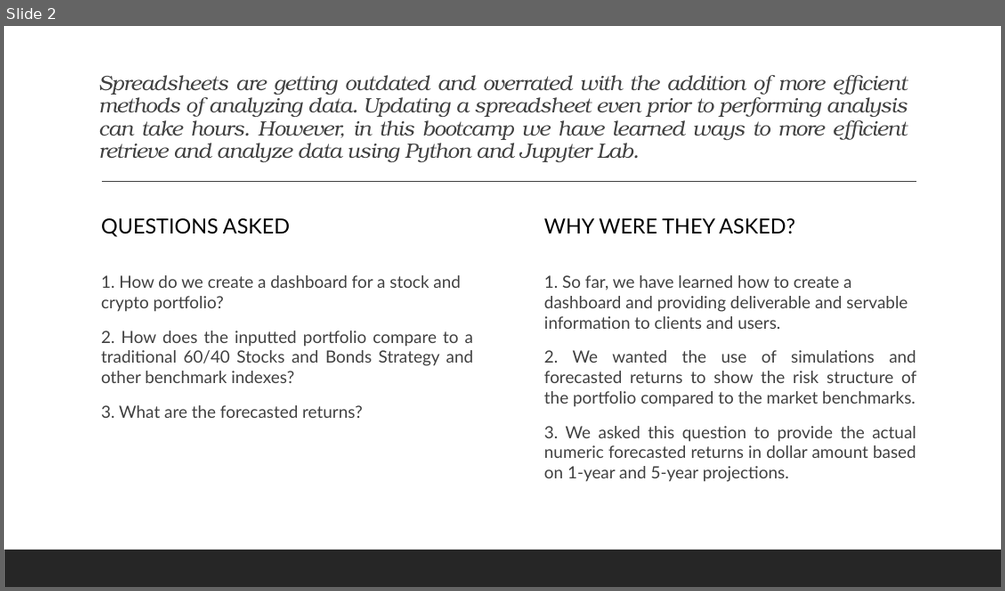
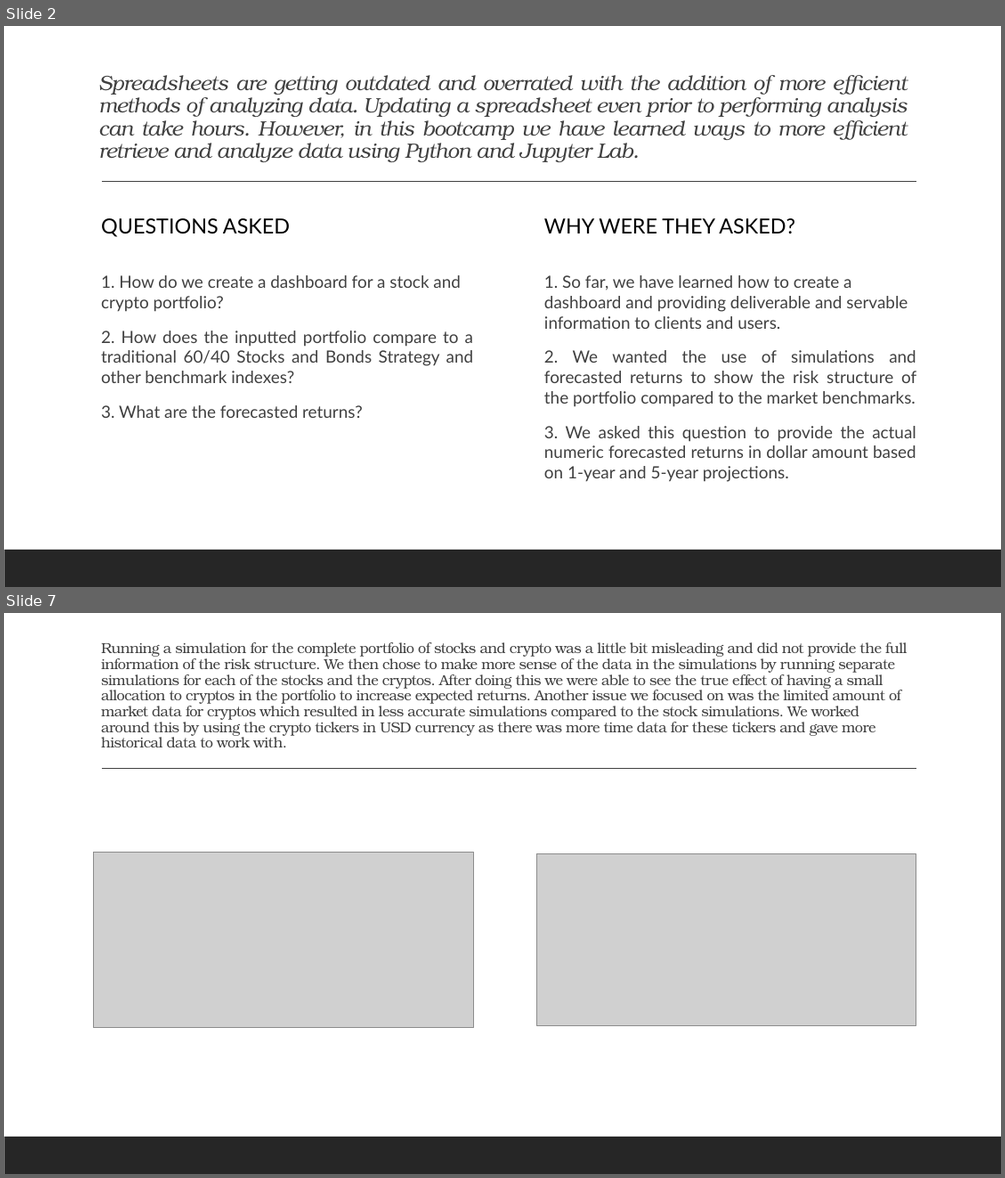
Before and after one commit to JordanCandido/Portfolio-Analysis-and-Monte-Carlo-Simulations, a slide deck: Project 1 ppt.pptx. Shown one above the other, each under a label of ours: slide 2 before the commit, slides 2 and 7 after it; the slides between them are not shown. The pictures are 1005x591 and 1005x1178 pixels, drawn with LibreOffice and Linux fonts; fonts in the diff are those of the drawing; grey boxes stand for pictures. Boxes give left, top, right and bottom in pixels: in the first picture for what was removed or moved away, otherwise in the second. Text is boxed around its words. In the diff, an @@ line names an element or a change of style, - is before the commit and + after.

```diff
--- a/Project 1 ppt.pptx
+++ b/Project 1 ppt.pptx
@@ slide 7 added at <box>4,613,1001,1174</box>, background #FFFFFF; not listed: 2 template elements that a slide beside it also shows @@
@@ title added at <box>101,642,906,747</box>, 14 pt, text #404040 @@
+Running a simulation for the complete portfolio of stocks and crypto was a little bit misleading and did not provide the full information of the risk structure. We then chose to make more sense of the data in the simulations by running separate simulations for each of the stocks and the cryptos. After doing this we were able to see the true effect of having a small allocation to cryptos in the portfolio to increase expected returns. Another issue we focused on was the limited amount of market data for cryptos which resulted in less accurate simulations compared to the stock simulations. We worked around this by using the crypto tickers in USD currency as there was more time data for these tickers and gave more historical data to work with.
@@ picture added at <box>94,852,473,1028</box> @@
@@ picture added at <box>537,854,916,1025</box> @@
```
Also in this commit, not shown: 2 slides changed, 7 other slides added.
